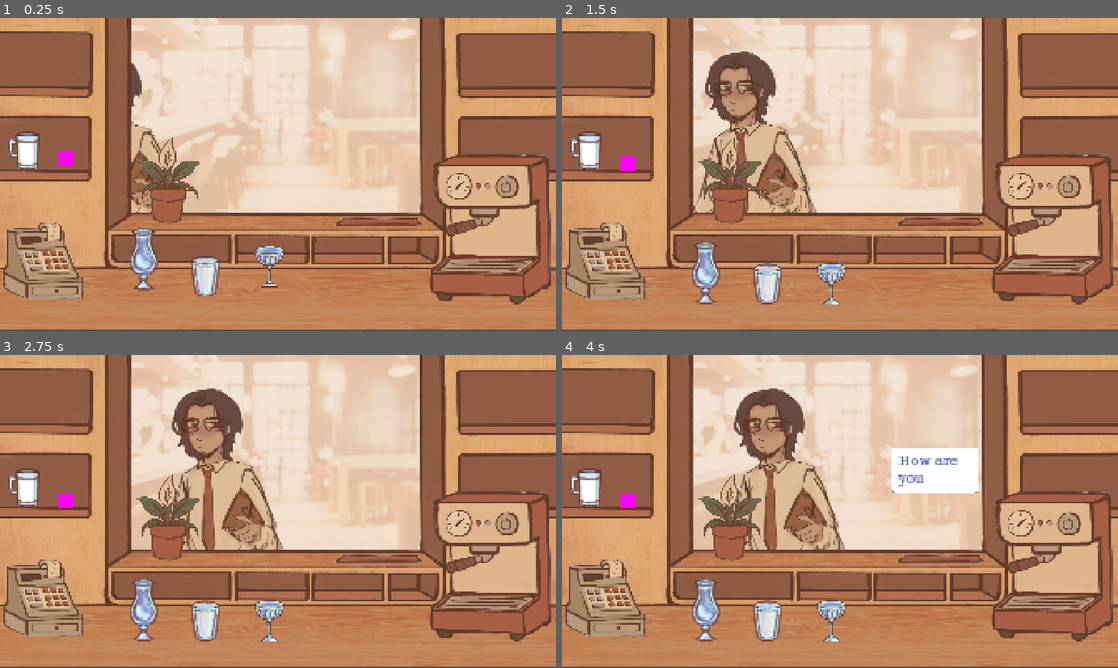
Above: before the commit, frames 1-4 (two rows, left to right).
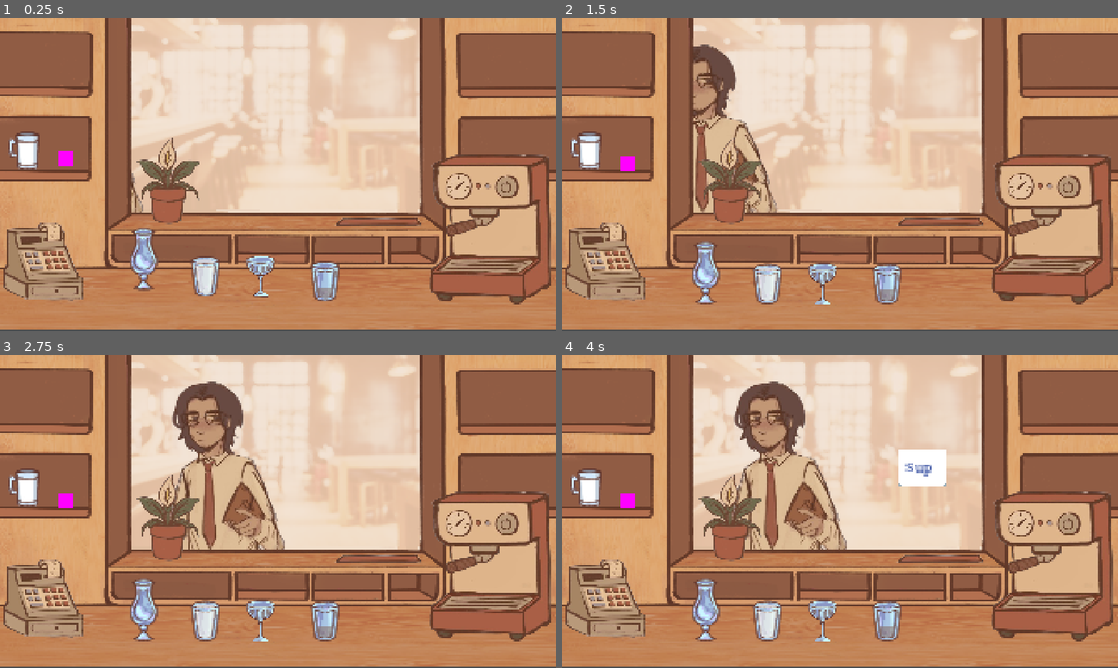
Above: after the commit, the same moments.

Repository: sanicatthedisco/brewing
Game: Godot game, scene res://main.tscn
The game is run twice, just before and just after one commit, with the same random seed, the same clock (stepped at 60 frames per second) and the same inputs.
Inputs (mouse positions are in pixels of both pictures, inside the frame that each line leads up to):
- Up to frame 1 (0.25 s): no input
- Up to frame 2 (1.5 s): drag from (1045, 187) to (834, 252) at 0.52 s; drag from (728, 190) to (1045, 187) at 1.27 s
- Up to frame 3 (2.75 s): move the mouse to (333, 442) at 2.02 s; hold Space (advance_dialog) from 2.03 s (still down); click (333, 442) at 2.17 s
- Up to frame 4 (4 s): release Space (advance_dialog) at 2.75 s; drag from (812, 574) to (1045, 596) at 2.77 s; tap Enter at 3.5 s; move the mouse to (1006, 558) at 3.52 s; hold Space (advance_dialog) from 3.53 s (still down); click (1006, 558) at 3.67 s

The runs differ from the first frame. In frame 1, 2.2% of the frame differs, in the area x 23-62%, y 14-91%; in frame 2, 6.9%, in the area x 23-62%, y 8-92%; in frame 3, 4.1%; in frame 4, 5.7%.

Commit message:
evaluation

Diff:
--- a/Objects/Dialogue/Characters/Adam/adam.gd
+++ b/Objects/Dialogue/Characters/Adam/adam.gd
@@ -1 +1,21 @@
 extends Character
+
+func _ready():
+	pre_order_dialog = Dialog.new([
+		"Hello",
+		"Sup"
+	])
+
+	evaluation_dialogs = {
+		0.0: Dialog.new(["This is bad"]),
+		0.5: Dialog.new(["This is okay"]),
+		0.9: Dialog.new(["This is good!"])
+	}
+
+	order = Order.new(
+	8,
+	{
+		Ingredients.ESPRESSO: 1,
+		Ingredients.MILK: 3
+	}
+)
--- a/Objects/Dialogue/Characters/Character.tscn
+++ b/Objects/Dialogue/Characters/Character.tscn
@@ -22,7 +22,6 @@
 collision_layer = 2
 collision_mask = 2
 script = ExtResource("1_1t1e8")
-pre_order_dialogue = Array[String](["Hey", "How are you", "Whats going on"])
 
 [node name="AnimatedSprite2D" type="AnimatedSprite2D" parent="." unique_id=427216875]
 position = Vector2(374, 537)
--- a/Objects/Dialogue/Characters/character.gd
+++ b/Objects/Dialogue/Characters/character.gd
@@ -1,14 +1,23 @@
 class_name Character extends CharacterBody2D
 
-@export var pre_order_dialogue: Array[String]
-@export var post_order_dialogue: Array[String]
+var pre_order_dialog: Dialog
+var evaluation_dialogs: Dictionary[float, Dialog]
 
-enum State {ORDERING, APPEARING, WAITING}
+var order: Order
+
+signal ready_for_order
+
+enum State {ORDERING, APPEARING, WAITING, EVALUATING}
 var state: State = State.APPEARING
 
 var move_speed = 200.0
 var target_x = 400.0
 var dialogue_started = false
+
+var dialog_pos := Vector2(1200, 400)
+
+func _ready():
+	print(pre_order_dialog)
 
 func _physics_process(delta: float) -> void:
 	match state:
@@ -16,22 +25,30 @@
 			if position.x < target_x:
 				position.x += move_speed * delta
 			else:
-				start_npc_dialogue(pre_order_dialogue)
+				start_npc_dialogue(pre_order_dialog.lines)
 				state = State.ORDERING
 
+
 func start_npc_dialogue(dialog: Array[String]) -> void:
-	await get_tree().create_timer(1.0).timeout
+	await get_tree().create_timer(0.2).timeout
+	send_dialog(pre_order_dialog)
 
+func recieve_order(item: IngredientContainer):
+	var score := order.evaluate_container(item)
+	print("Score: ", score)
+	var dialog: Dialog
+	for score_cutoff in evaluation_dialogs:
+		if score >= score_cutoff:
+			dialog = evaluation_dialogs[score_cutoff]
+	send_dialog(dialog)
+
+func send_dialog(dialog: Dialog):
 	DialogueManager.dialog_complete.connect(_on_dialog_end)
-	DialogueManager.start_dialog(
-		#global_position + Vector2(100, -100),
-		#dialogue_lines,
-		Vector2(1200, 400),
-		dialog,
-	)
+	DialogueManager.start_dialog(dialog_pos, dialog.lines)
 
 func _on_dialog_end():
 	DialogueManager.dialog_complete.disconnect(_on_dialog_end)
 	match state:
 		State.ORDERING:
 			state = State.WAITING
+			ready_for_order.emit()
--- a/Objects/Dialogue/text_box.gd
+++ b/Objects/Dialogue/text_box.gd
@@ -56,5 +56,4 @@
 
 
 func _on_letter_display_timer_timeout():
-	print("Timer triggered!")
 	_display_letter()
--- a/Objects/Machines/EspressoMachine.tscn
+++ b/Objects/Machines/EspressoMachine.tscn
@@ -12,13 +12,14 @@
 [sub_resource type="RectangleShape2D" id="RectangleShape2D_cfmwq"]
 size = Vector2(67.5, 80.000015)
 
+[sub_resource type="SegmentShape2D" id="SegmentShape2D_05ich"]
+resource_local_to_scene = true
+a = Vector2(-113.16666, -2.6666794)
+b = Vector2(100.166664, 0.6666565)
+
 [node name="EspressoMachine" type="Area2D" unique_id=2007455235]
 scale = Vector2(1.2, 1.2)
 script = ExtResource("1_71w4y")
-
-[node name="Platform" parent="." unique_id=1590663467 instance=ExtResource("5_05ich")]
-position = Vector2(-16, 116.00001)
-width = 100.0
 
 [node name="Body" type="Sprite2D" parent="." unique_id=20073257]
 texture = ExtResource("1_g5xva")
@@ -47,3 +48,11 @@
 [node name="CollisionShape2D" type="CollisionShape2D" parent="ContainerArea" unique_id=1030256293]
 position = Vector2(-14.583335, 83.333336)
 shape = SubResource("RectangleShape2D_cfmwq")
+
+[node name="Platform" parent="ContainerArea/CollisionShape2D" unique_id=1590663467 instance=ExtResource("5_05ich")]
+position = Vector2(-1.4166651, 32.66667)
+
+[node name="CollisionShape2D" parent="ContainerArea/CollisionShape2D/Platform" index="0" unique_id=375987916]
+shape = SubResource("SegmentShape2D_05ich")
+
+[editable path="ContainerArea/CollisionShape2D/Platform"]
--- /dev/null
+++ b/Objects/OrderManager.tscn
@@ -0,0 +1,6 @@
+[gd_scene format=3 uid="uid://cn3he6bdr5xei"]
+
+[ext_resource type="Script" uid="uid://die33n3hlt2cu" path="res://Objects/order_manager.gd" id="1_02wla"]
+
+[node name="OrderManager" type="Node2D" unique_id=1788546562]
+script = ExtResource("1_02wla")
--- a/Objects/Primitives/ingredient_container.gd
+++ b/Objects/Primitives/ingredient_container.gd
@@ -6,6 +6,8 @@
 @onready var empty_y := liquid.position.y
 
 signal overflow(ing: Ingredient, amount: float)
+
+var contents_start: Dictionary[Ingredient, float]
 
 var contents: Dictionary[Ingredient, float]
 var content_color: Color
@@ -28,6 +30,9 @@
 		ing = Ingredients.WATER
 
 	add_ingredient(ing, starting_fill)
+
+	for ingr in contents_start:
+		add_ingredient(ingr, contents_start[ingr])
 
 func add_ingredient(ing: Ingredient, amount: float) -> void:
 	if ing not in contents:
--- a/Objects/Surfaces/ServingMat.tscn
+++ b/Objects/Surfaces/ServingMat.tscn
@@ -9,6 +9,9 @@
 a = Vector2(-128, 0)
 b = Vector2(132, 0)
 
+[sub_resource type="RectangleShape2D" id="RectangleShape2D_u231x"]
+size = Vector2(256, 10)
+
 [node name="ServingMat" unique_id=1590663467 instance=ExtResource("1_yw5ts")]
 script = ExtResource("2_juww8")
 
@@ -17,3 +20,8 @@
 
 [node name="CollisionShape2D" parent="." index="1" unique_id=375987916]
 shape = SubResource("SegmentShape2D_juww8")
+
+[node name="Detector" type="Area2D" parent="." index="2" unique_id=1617734071]
+
+[node name="CollisionShape2D" type="CollisionShape2D" parent="Detector" index="0" unique_id=2091593903]
+shape = SubResource("RectangleShape2D_u231x")
--- a/Objects/Surfaces/serving_mat.gd
+++ b/Objects/Surfaces/serving_mat.gd
@@ -1,3 +1,13 @@
-extends StaticBody2D
+class_name ServingMat extends StaticBody2D
 
-signal item_served
+signal item_served(item: IngredientContainer)
+
+@onready var detector: Area2D = $Detector
+var active = false
+
+func _physics_process(delta):
+	if active:
+		for body in detector.get_overlapping_bodies():
+			if body is IngredientContainer:
+				item_served.emit(body as IngredientContainer)
+				active = false
--- /dev/null
+++ b/Objects/order_manager.gd
@@ -0,0 +1,16 @@
+extends Node2D
+
+@export var serving_mat: ServingMat
+@export var character: Character
+@export var glass: IngredientContainer
+
+func _ready():
+	serving_mat.item_served.connect(_serve_order)
+	character.ready_for_order.connect(_enable_orders)
+	glass.contents_start = {Ingredients.ESPRESSO: 1, Ingredients.MILK: 2.5}
+
+func _enable_orders():
+	serving_mat.active = true
+
+func _serve_order(item: IngredientContainer):
+	character.recieve_order(item)
--- /dev/null
+++ b/Resources/dialog.gd
@@ -0,0 +1,6 @@
+class_name Dialog extends Resource
+
+@export var lines: Array[String]
+
+func _init(p_lines: Array[String]):
+	lines = p_lines
--- /dev/null
+++ b/Resources/order.gd
@@ -0,0 +1,27 @@
+class_name Order extends Resource
+
+var amount: float
+var contents: Dictionary[Ingredient, float]
+
+func _init(p_amount: float, p_contents: Dictionary[Ingredient, float]):
+	amount = p_amount
+
+	# Normalize ingredient weights to 0-1 fractions
+	var normalize: float
+	for ing in p_contents:
+		normalize += p_contents[ing]
+	for ing in p_contents:
+		contents[ing] = p_contents[ing] / normalize
+
+func evaluate_container(container: IngredientContainer) -> float:
+	var score := 0.0
+	var actual_ratio: float
+	var error: float
+	for ing in container.contents:
+		actual_ratio = container.contents[ing] / container.fill
+		if ing in contents.keys():
+			error = abs((actual_ratio - contents[ing])/contents[ing])
+			score = score + (1-error)
+		else:
+			score -= actual_ratio
+	return score / contents.size()
--- a/main.tscn
+++ b/main.tscn
@@ -2,6 +2,7 @@
 
 [ext_resource type="PackedScene" uid="uid://chxk2ct451rqe" path="res://Objects/Surfaces/Table.tscn" id="1_0xm2m"]
 [ext_resource type="PackedScene" uid="uid://bqepkful3ipox" path="res://Objects/Machines/EspressoMachine.tscn" id="1_7mycd"]
+[ext_resource type="PackedScene" uid="uid://cn3he6bdr5xei" path="res://Objects/OrderManager.tscn" id="1_w48qg"]
 [ext_resource type="PackedScene" uid="uid://bfsleojhdq3h3" path="res://Objects/Dialogue/Characters/Adam/Adam.tscn" id="1_ycdy4"]
 [ext_resource type="PackedScene" uid="uid://bygno35u5nyh5" path="res://Objects/Containers/Glass/Glass.tscn" id="4_1bvp3"]
 [ext_resource type="Texture2D" uid="uid://dfq1i8k4reyxm" path="res://Assets/Sprites/Background/workspace_background.png" id="5_7mycd"]
@@ -22,25 +23,30 @@
 @onready var rim = collider.shape as SegmentShape2D
 "
 
-[sub_resource type="SegmentShape2D" id="SegmentShape2D_vivmo"]
+[sub_resource type="SegmentShape2D" id="SegmentShape2D_w48qg"]
 resource_local_to_scene = true
 a = Vector2(-1000, 0)
 b = Vector2(1071, 1)
 
-[sub_resource type="SegmentShape2D" id="SegmentShape2D_2cqfq"]
+[sub_resource type="SegmentShape2D" id="SegmentShape2D_vivmo"]
 resource_local_to_scene = true
 a = Vector2(-187, 0)
 b = Vector2(214, 1)
 
-[sub_resource type="SegmentShape2D" id="SegmentShape2D_yaehf"]
+[sub_resource type="SegmentShape2D" id="SegmentShape2D_2cqfq"]
 resource_local_to_scene = true
 a = Vector2(-198, -1)
 b = Vector2(212.5, 0)
 
 [node name="Main" type="Node2D" unique_id=1694163084]
 
-[node name="Adam" parent="." unique_id=1050556539 instance=ExtResource("1_ycdy4")]
-pre_order_dialogue = Array[String](["Hey", "How are you"])
+[node name="OrderManager" parent="." unique_id=1788546562 node_paths=PackedStringArray("serving_mat", "character", "glass") instance=ExtResource("1_w48qg")]
+serving_mat = NodePath("../Surfaces/ServingMat")
+character = NodePath("Adam")
+glass = NodePath("../Cups/Glass2")
+
+[node name="Adam" parent="OrderManager" unique_id=1050556539 instance=ExtResource("1_ycdy4")]
+position = Vector2(-138, -23)
 
 [node name="EspressoMachine" parent="." unique_id=1054846614 instance=ExtResource("1_7mycd")]
 position = Vector2(1706.0001, 732.00006)
@@ -81,26 +87,26 @@
 script = SubResource("GDScript_w48qg")
 
 [node name="CollisionShape2D" parent="Surfaces/Table" index="0" unique_id=375987916]
-shape = SubResource("SegmentShape2D_vivmo")
+shape = SubResource("SegmentShape2D_w48qg")
 
 [node name="Shelf1" parent="Surfaces" unique_id=783082087 instance=ExtResource("1_0xm2m")]
 position = Vector2(105, 530)
 script = SubResource("GDScript_w48qg")
 
 [node name="CollisionShape2D" parent="Surfaces/Shelf1" index="0" unique_id=375987916]
-shape = SubResource("SegmentShape2D_2cqfq")
+shape = SubResource("SegmentShape2D_vivmo")
 
 [node name="Shelf2" parent="Surfaces" unique_id=808925479 instance=ExtResource("1_0xm2m")]
 position = Vector2(114, 240)
 script = SubResource("GDScript_w48qg")
 
 [node name="CollisionShape2D" parent="Surfaces/Shelf2" index="0" unique_id=375987916]
-shape = SubResource("SegmentShape2D_yaehf")
+shape = SubResource("SegmentShape2D_2cqfq")
 
 [node name="Cups" type="Node2D" parent="." unique_id=196977630]
 
 [node name="CocktailGlass" parent="Cups" unique_id=1266183240 instance=ExtResource("6_4c57u")]
-position = Vector2(941, 833)
+position = Vector2(911, 866)
 capacity = 4.0
 
 [node name="Carafe" parent="Cups" unique_id=1568535870 instance=ExtResource("6_kek77")]
@@ -117,6 +123,10 @@
 position = Vector2(93, 448)
 capacity = 12.0
 
+[node name="Glass2" parent="Cups" unique_id=1678497719 instance=ExtResource("4_1bvp3")]
+position = Vector2(1133, 882)
+capacity = 12.0
+
 [node name="Garnish" parent="." unique_id=804989589 instance=ExtResource("7_272bh")]
 position = Vector2(237, 460)
 
Not shown, added: Objects/order_manager.gd.uid
Not shown, added: Resources/dialog.gd.uid
Not shown, added: Resources/order.gd.uid
